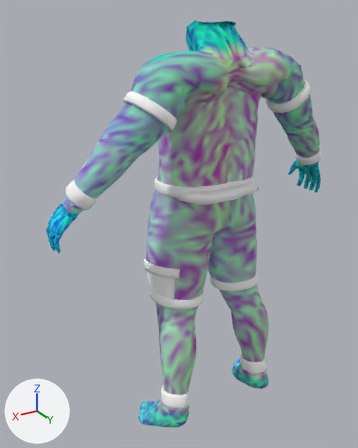
What one commit did to the glTF model godot-world-fracture/models/operators/bodies/civ-goliath-male.glb.
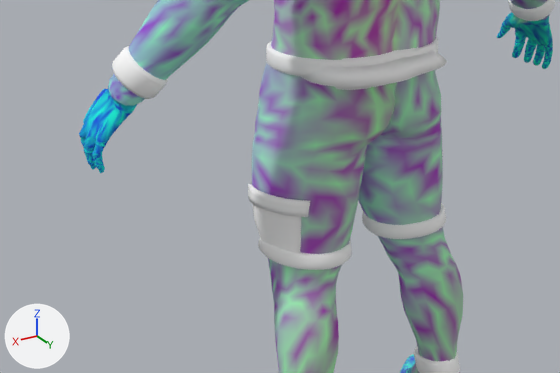
Each version is shown whole from a camera (50 mm lens) standing at (0.923, 1.31, 1.506) and looking at (0.082, -0.093, 0.805), then close up on the part from 0% to 91% of the width and 34% to 82% of the height. The lights are fixed; the arrows at lower left show +X, +Y and +Z. The older version's two pictures come first.

Objects in the first close-up: 'Piece_ankle_cuffs', 'Piece_cargo', 'Piece_cuffs', 'Piece_hem', 'Piece_rib_collar', 'Piece_shirt_collar', 'Piece_shorts_hems', 'civilian'.
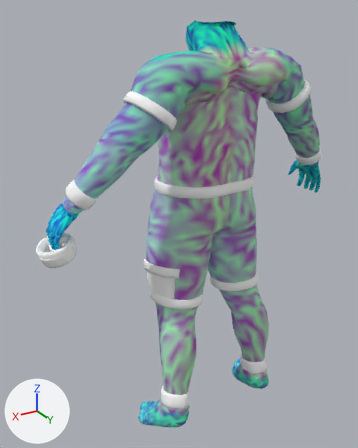
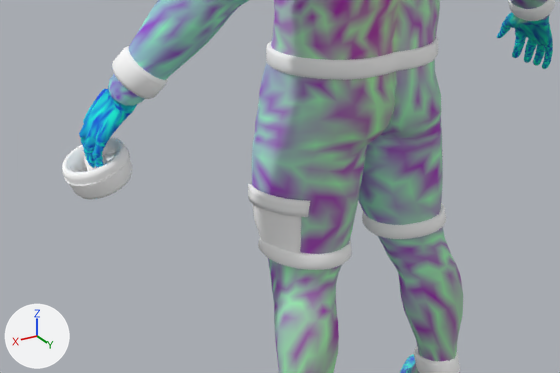
Where the change shows, as pixel boxes (x1, y1, x2, y2) in the close-ups (560 x 373 px):
'Piece_shirt_collar', reshaped
    before: (301, 50, 447, 90)
    after: (64, 149, 130, 186)
'Piece_rib_collar', reshaped (mostly hidden before)
    before: (335, 47, 419, 89)
    after: (62, 137, 133, 199)

Patch to the scene script:
```diff
--- a/godot-world-fracture/models/operators/bodies/civ-goliath-male.glb.py
+++ b/godot-world-fracture/models/operators/bodies/civ-goliath-male.glb.py
@@ me_piece_rib_collar @@
 # used by ob_piece_rib_collar; location = (0.0, 0.0, 0.0)
-me_piece_rib_collar.from_pydata(...)  # 240 vertices, 480 faces; spans x -0.105..0.117, y -0.086..0.079, z 0.932..0.992
+me_piece_rib_collar.from_pydata(...)  # 240 vertices, 480 faces; spans x 0.473..0.596, y -0.139..-0.019, z 0.777..0.865
+# me_piece_rib_collar part 1: 240 of 240 vertices moved; they spanned x -0.105..0.117, y -0.086..0.079, z 0.932..0.992 and now span x 0.473..0.596, y -0.139..-0.019, z 0.777..0.865; mean shift (0.527, -0.091, -0.142)
 me_piece_rib_collar.materials.append(mat_civilian_001)
@@ me_piece_shirt_collar @@
 # used by ob_piece_shirt_collar; location = (0.0, 0.0, 0.0)
-me_piece_shirt_collar.from_pydata(...)  # 280 vertices, 556 faces; spans x -0.146..0.158, y -0.124..0.121, z 0.932..0.98
+me_piece_shirt_collar.from_pydata(...)  # 280 vertices, 556 faces; spans x 0.476..0.594, y -0.139..-0.018, z 0.795..0.853
+# me_piece_shirt_collar part 2: 280 of 280 vertices moved; they spanned x -0.146..0.158, y -0.124..0.121, z 0.932..0.98 and now span x 0.476..0.594, y -0.139..-0.018, z 0.795..0.853; mean shift (0.531, -0.101, -0.137)
 me_piece_shirt_collar.materials.append(mat_civilian_001)
```
